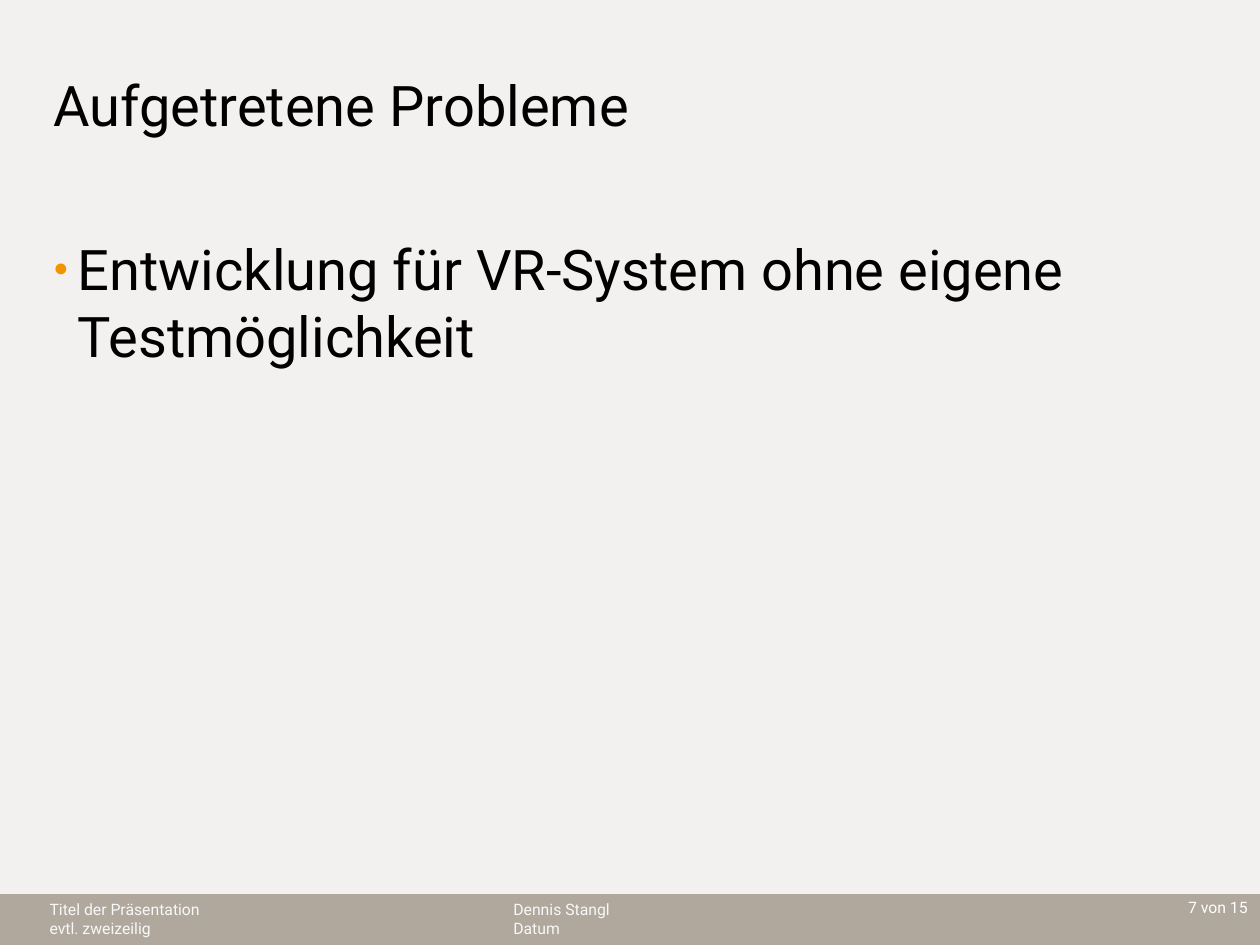
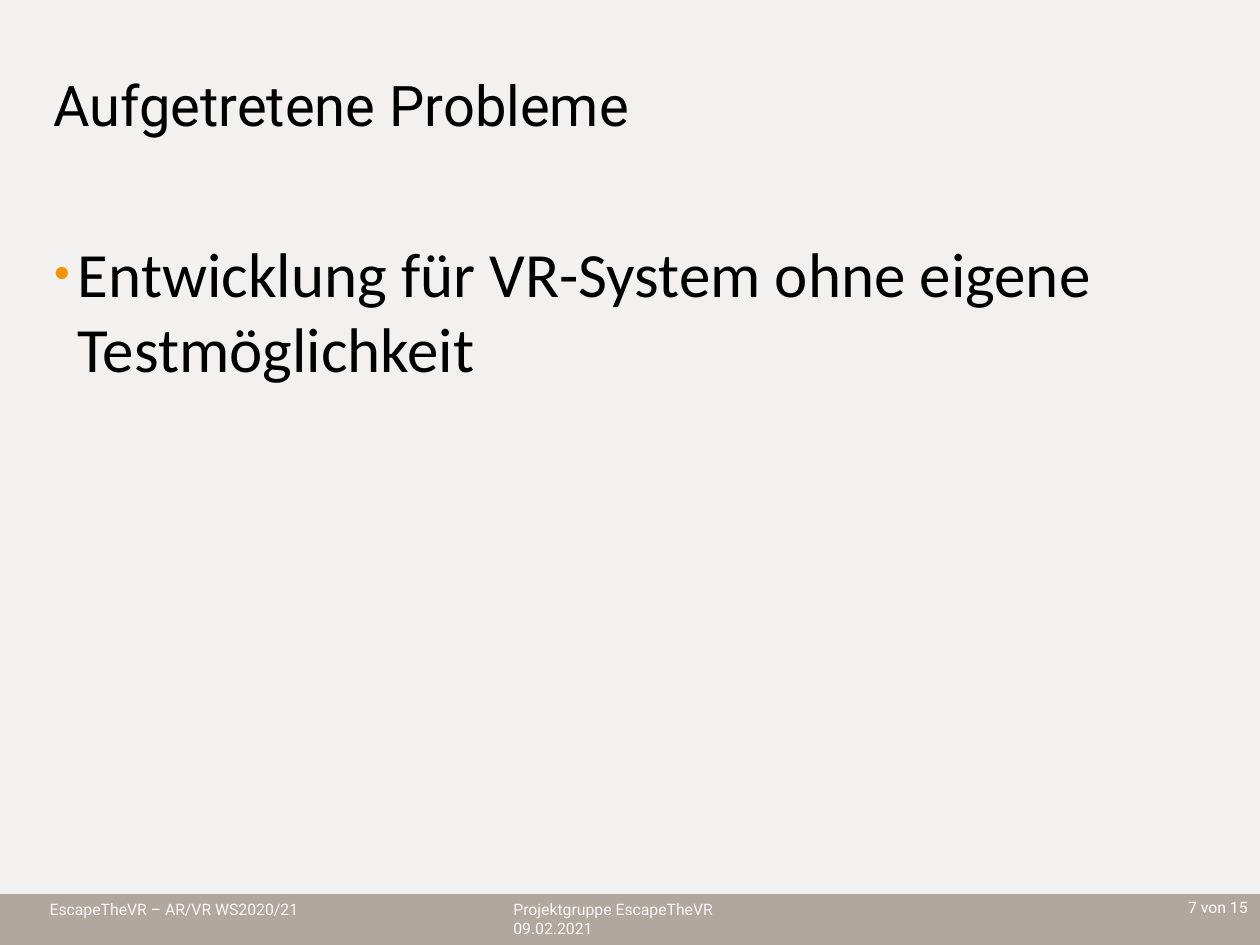
Before and after one commit to sebastian-steindl/EscapeTheVR, a slide deck: slide 7 of Präsentation.pptx. Drawn at 1260x945 pixels with LibreOffice and Linux fonts; fonts in the diff are those of the drawing; background and template pictures are left out. Boxes give left, top, right and bottom in pixels: in the first picture for what was removed or moved away, otherwise in the second. Text is boxed around its words. In the diff, an @@ line names an element or a change of style, - is before the commit and + after.

```diff
--- a/Präsentation.pptx
+++ b/Präsentation.pptx
@@ text "Entwicklung für VR-System ohne eigene ..." at box(78, 253, 1091, 383): size 32 to 36 pt, font Roboto to Calibri @@
@@ text at box(50, 903, 298, 918): text changed @@
-Titel der Präsentation
-evtl. zweizeilig
+EscapeTheVR – AR/VR WS2020/21
@@ text at box(513, 903, 713, 934): text changed @@
-Dennis Stangl
-Datum
+Projektgruppe EscapeTheVR
+09.02.2021
```
Also in this commit, not shown: 12 other slides changed.
